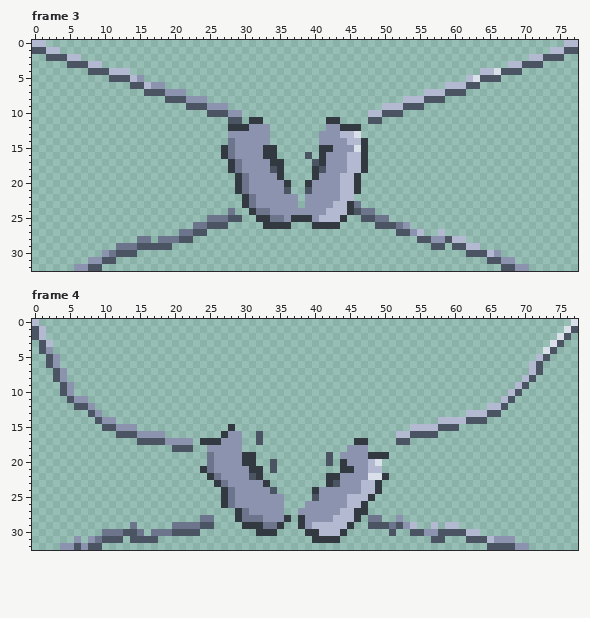
Pixel-art file -- Assets/Environment/house-3-lock.aseprite. Above is the file before it was changed.
78x33 pixels, 6 frames. Shown: frame 3, frame 4. The commit also changed other frames, which this record leaves out.
New version:
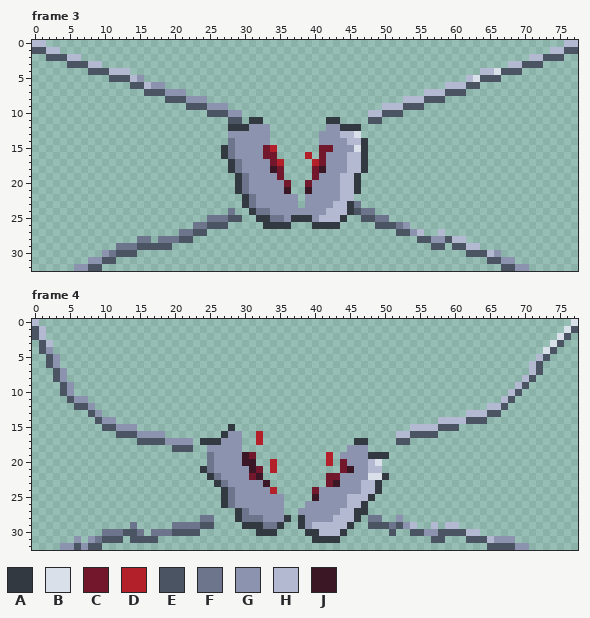
Palette (. is transparent): A #333941  B #dae0ea  C #73172d  D #b4202a  E #4a5462  F #6d758d  G #8b93af  H #b3b9d1  J #3b1725
From the commit log: fix - changing the lock to make it remind of the crystal and not of a key
The edit:
Frame 3:
y 15: x 33..34 AA -> CD; x 41..42 AA -> CC
y 16: x 33..34 AA -> CC; x 39 E -> D; x 41 A -> C
y 17: x 34..35 AA -> CD; x 40..41 EA -> DC
y 18: x 34..35 EA -> JC; x 40..41 AE -> CJ
y 19: x 35 A -> C; x 40 A -> C
y 20: x 36 A -> C; x 39 A -> C
y 21: x 36 E -> J; x 39 E -> J
Frame 4:
y 16..17: x 32 E -> D
y 19: x 30..31 AA -> JC; x 42 E -> D
y 20: x 30..31 AA -> JJ; x 34 E -> D; x 42 E -> D; x 44 A -> C
y 21: x 31..32 AA -> JC; x 34 E -> D; x 44..45 AA -> CJ
y 22: x 31..32 EA -> CJ; x 42..43 AA -> CC
y 23: x 33 A -> J; x 42..43 AE -> CJ
y 24: x 34 E -> D; x 40 A -> C
y 25: x 40 E -> J
